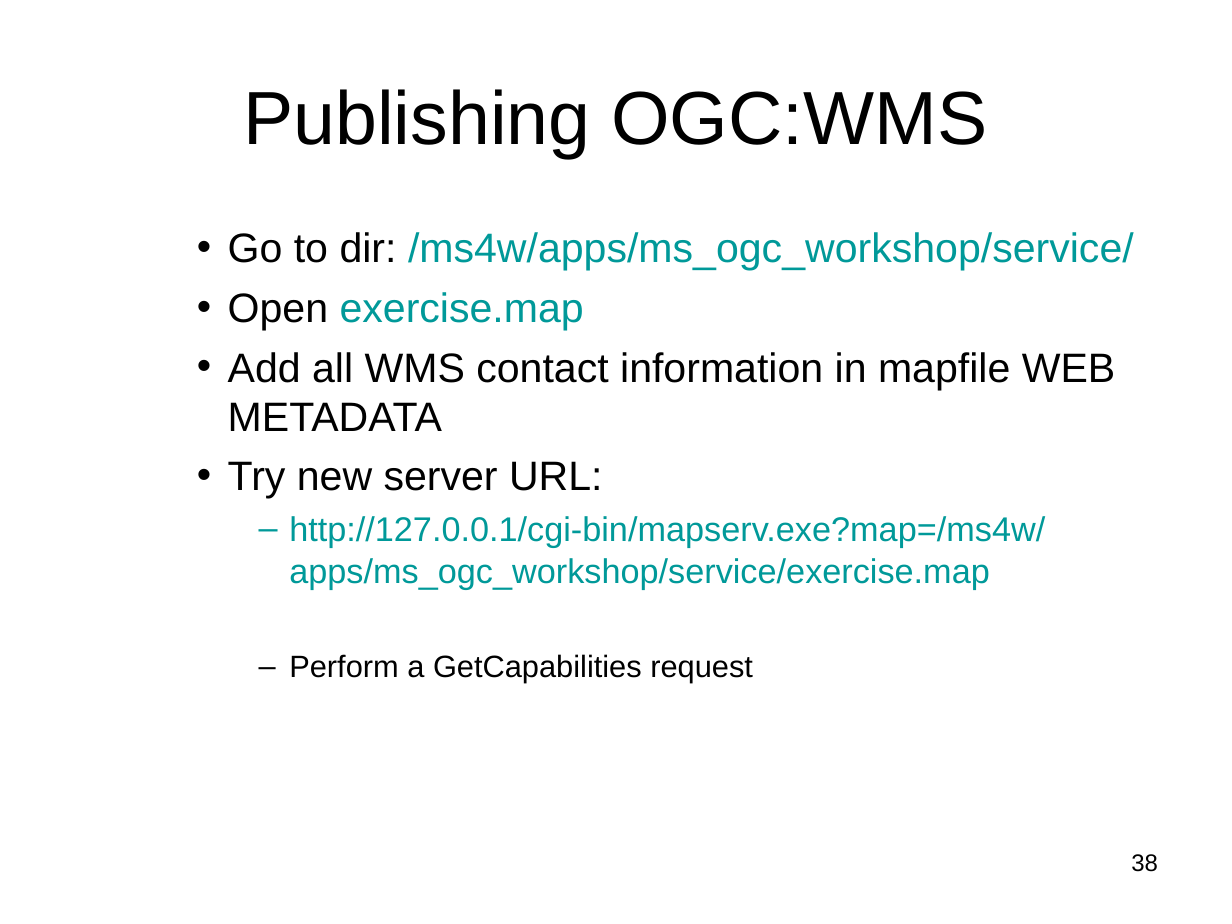
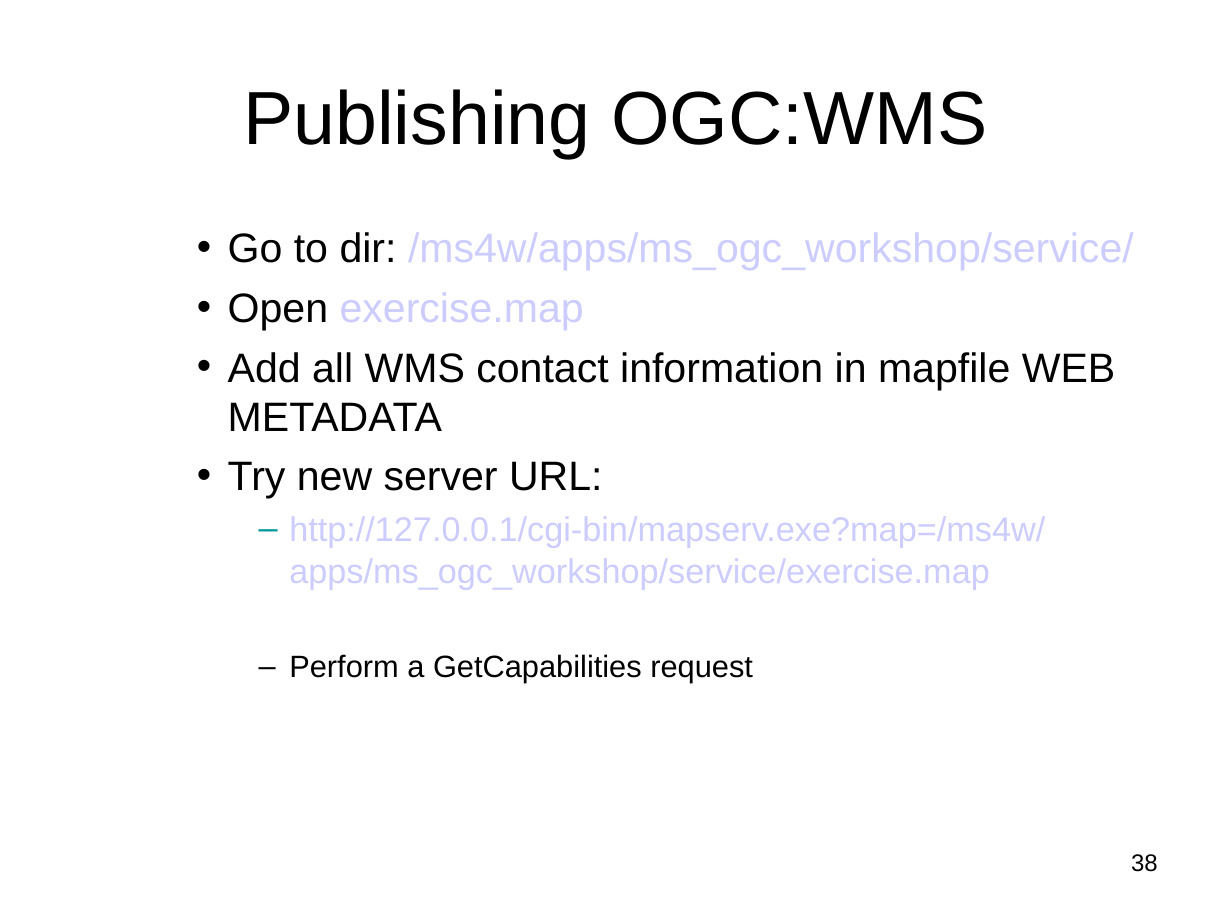
Before and after one commit to MapServer/ms-ogc-workshop, a slide deck: slide 38 of doc/ms_ogc_workshop.ppt. Drawn at 1232x924 pixels with LibreOffice and Linux fonts; fonts in the diff are those of the drawing. Boxes give left, top, right and bottom in pixels: in the first picture for what was removed or moved away, otherwise in the second. Text is boxed around its words. In the diff, an @@ line names an element or a change of style, - is before the commit and + after.

```diff
--- a/doc/ms_ogc_workshop.ppt
+++ b/doc/ms_ogc_workshop.ppt
@@ text "Go to dir: /ms4w/apps/ms_ogc_workshop/service/" at (228,232,1134,683): text colour #009999 to #CCCCFF in "/ms4w/apps/ms_ogc_workshop/service/", "exercise.map", "http://127.0.0.1/cgi-bin/mapserv.exe?map=/ms4w/apps/ms_ogc_w ..." @@
```
Also in this commit, not shown: 58 other slides changed.
